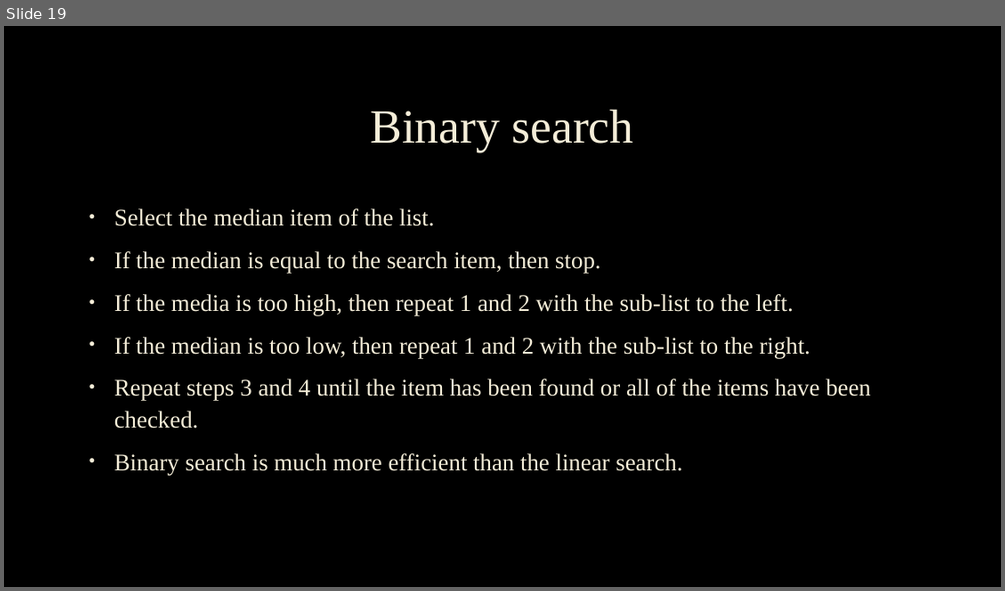
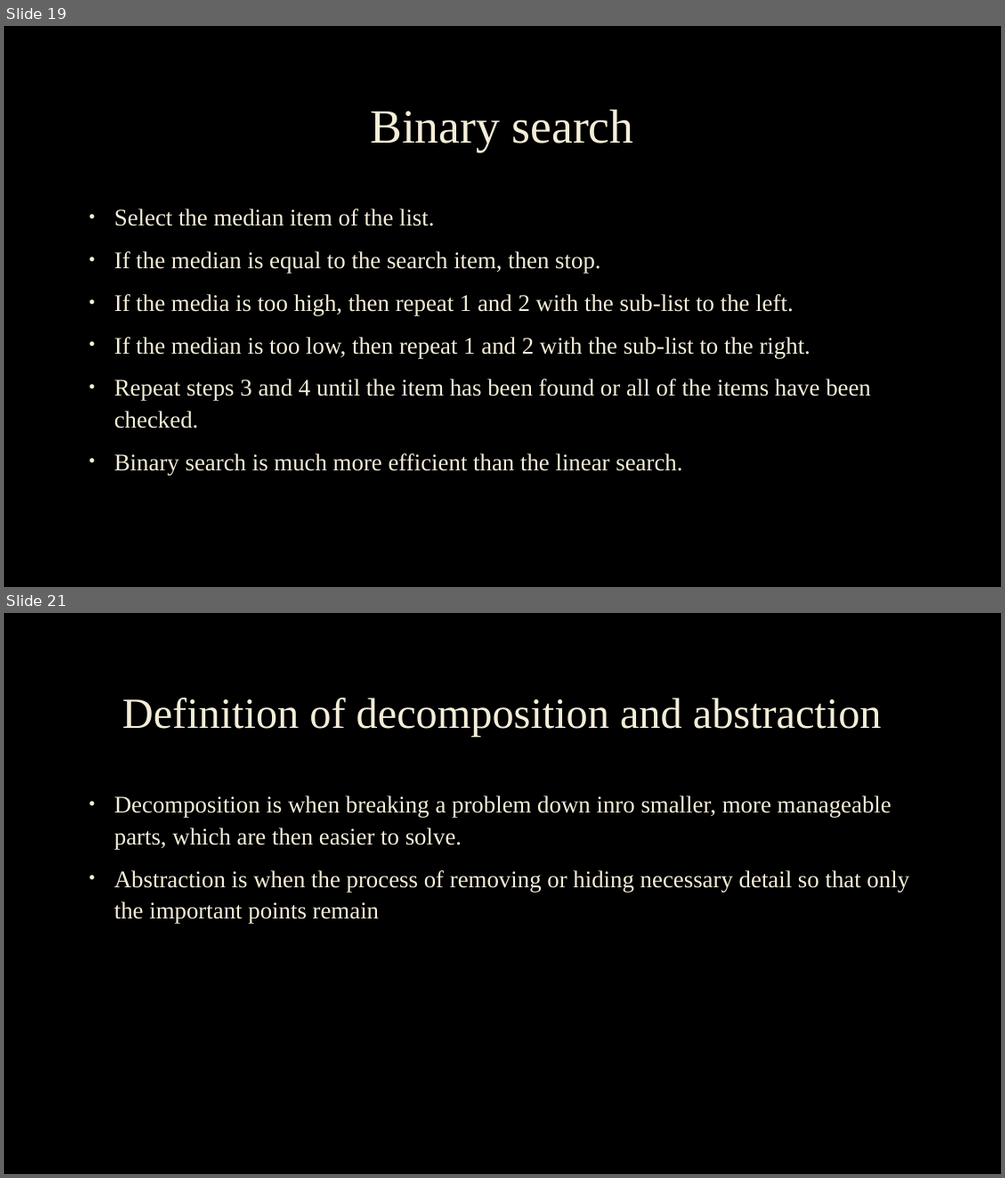
Before and after one commit to chrisasim/GCSEComputerScience-9-1-, a slide deck: Computer Science GCSE(9-1) (2).pptx. Shown one above the other, each under a label of ours: slide 19 before the commit, slides 19 and 21 after it; the slides between them are not shown. The pictures are 1005x591 and 1005x1178 pixels, drawn with LibreOffice and Linux fonts; fonts in the diff are those of the drawing; background and template pictures are left out. Boxes give left, top, right and bottom in pixels: in the first picture for what was removed or moved away, otherwise in the second. Text is boxed around its words. In the diff, an @@ line names an element or a change of style, - is before the commit and + after.

```diff
--- a/Computer Science GCSE(9-1) (2).pptx
+++ b/Computer Science GCSE(9-1) (2).pptx
@@ slide 21 added at [4, 613, 1001, 1174], background picture (left out) @@
@@ title added at [122, 698, 882, 736], 41.4 pt, text #F4EDD8 @@
+Definition of decomposition and abstraction
@@ text added at [114, 795, 909, 924], 23 pt, text #F4EDD8 @@
+• Decomposition is when breaking a problem down inro smaller, more manageable parts, which are then easier to solve.
+• Abstraction is when the process of removing or hiding necessary detail so that only the important points remain
```
Also in this commit, not shown: 1 slide changed, 5 other slides added.
